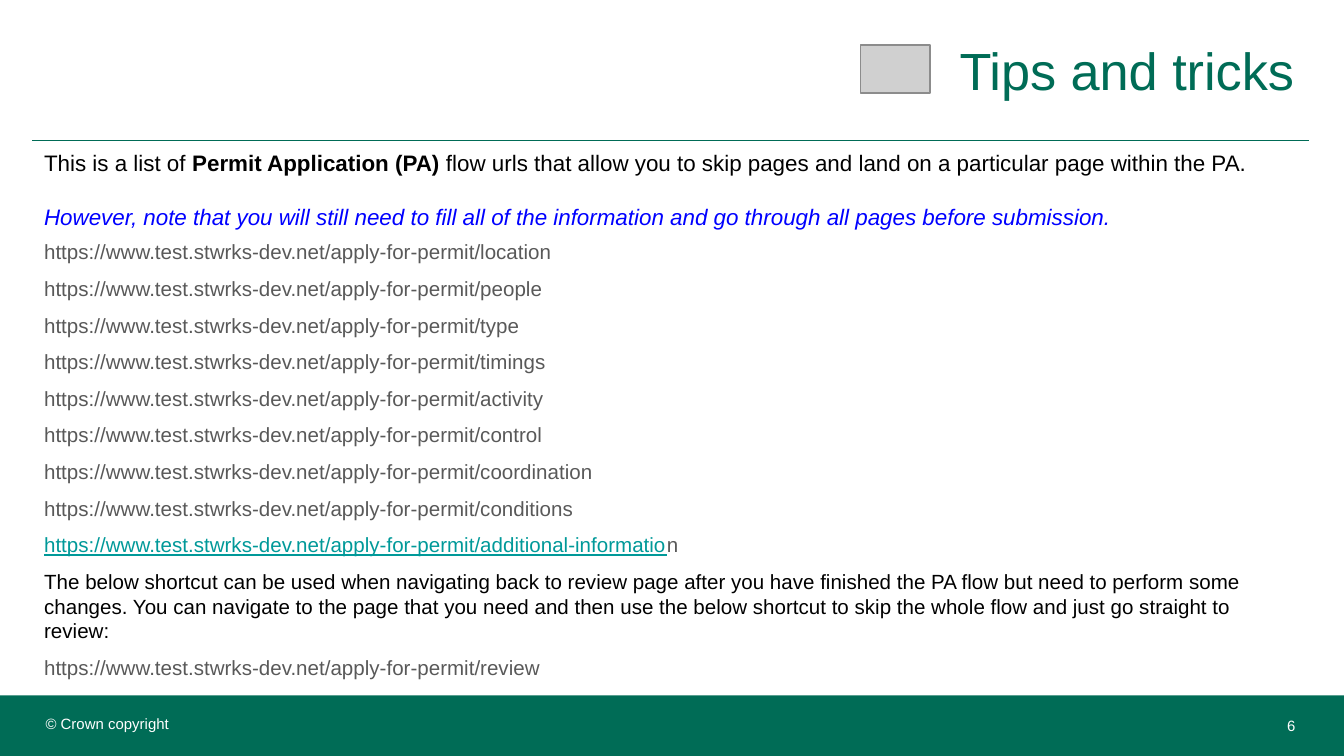
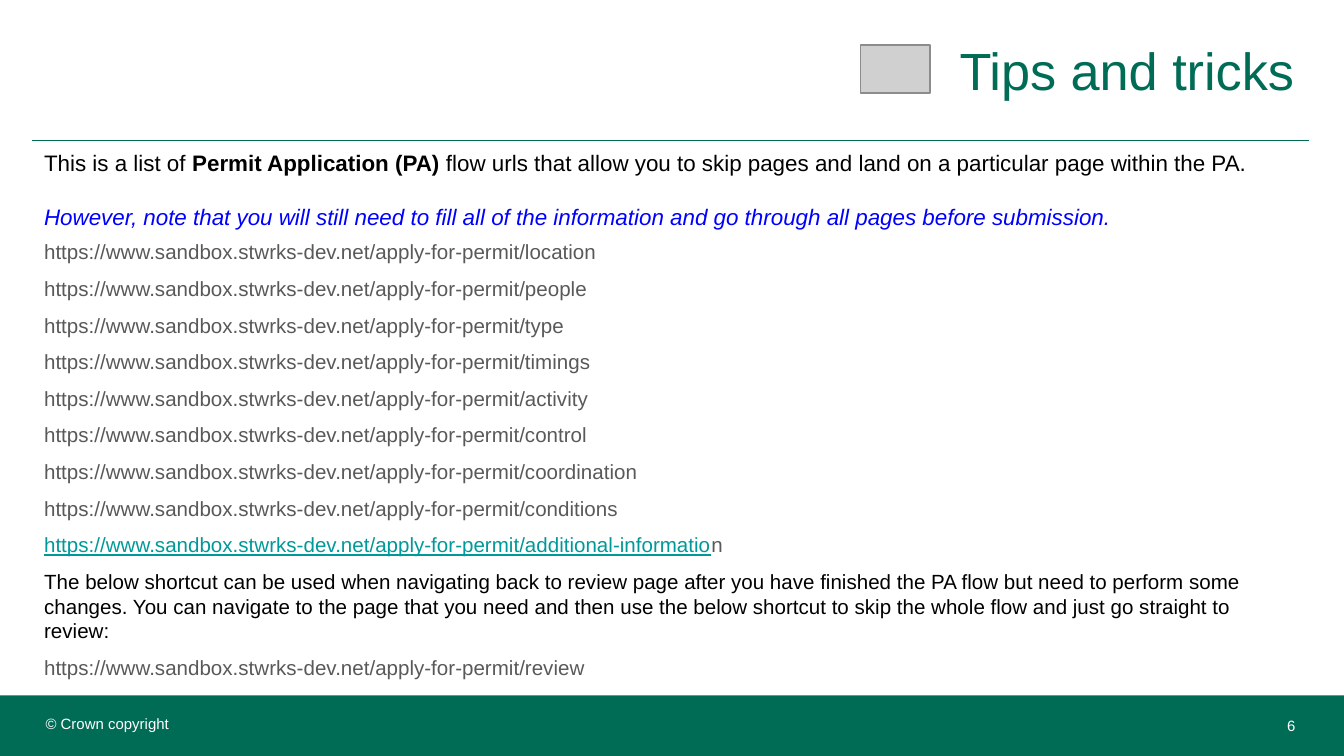
Before and after one commit to jgraham0325/land-register-api-docs, a slide deck: slide 6 of docs/assets/files/business-change/Training Pack - August.pptx. Drawn at 1344x756 pixels with LibreOffice and Linux fonts; fonts in the diff are those of the drawing; grey boxes stand for pictures; background and template pictures are left out. Boxes give left, top, right and bottom in pixels: in the first picture for what was removed or moved away, otherwise in the second. Text is boxed around its words. In the diff, an @@ line names an element or a change of style, - is before the commit and + after.

```diff
--- a/docs/assets/files/business-change/Training Pack - August.pptx
+++ b/docs/assets/files/business-change/Training Pack - August.pptx
@@ text at bbox=[44, 244, 1239, 639]: text changed @@
-https://www.test.stwrks-dev.net/apply-for-permit/review
+https://www.sandbox.stwrks-dev.net/apply-for-permit/review
@@ text at bbox=[44, 244, 723, 557]: text changed @@
-https://www.test.stwrks-dev.net/apply-for-permit/location
-https://www.test.stwrks-dev.net/apply-for-permit/people
-https://www.test.stwrks-dev.net/apply-for-permit/type
-https://www.test.stwrks-dev.net/apply-for-permit/timings
-https://www.test.stwrks-dev.net/apply-for-permit/activity
-https://www.test.stwrks-dev.net/apply-for-permit/control
-https://www.test.stwrks-dev.net/apply-for-permit/coordination
-https://www.test.stwrks-dev.net/apply-for-permit/conditions
-https://www.test.stwrks-dev.net/apply-for-permit/additional-information
+https://www.sandbox.stwrks-dev.net/apply-for-permit/location
+https://www.sandbox.stwrks-dev.net/apply-for-permit/people
+https://www.sandbox.stwrks-dev.net/apply-for-permit/type
+https://www.sandbox.stwrks-dev.net/apply-for-permit/timings
+https://www.sandbox.stwrks-dev.net/apply-for-permit/activity
+https://www.sandbox.stwrks-dev.net/apply-for-permit/control
+https://www.sandbox.stwrks-dev.net/apply-for-permit/coordination
+https://www.sandbox.stwrks-dev.net/apply-for-permit/conditions
+https://www.sandbox.stwrks-dev.net/apply-for-permit/additional-information
```
